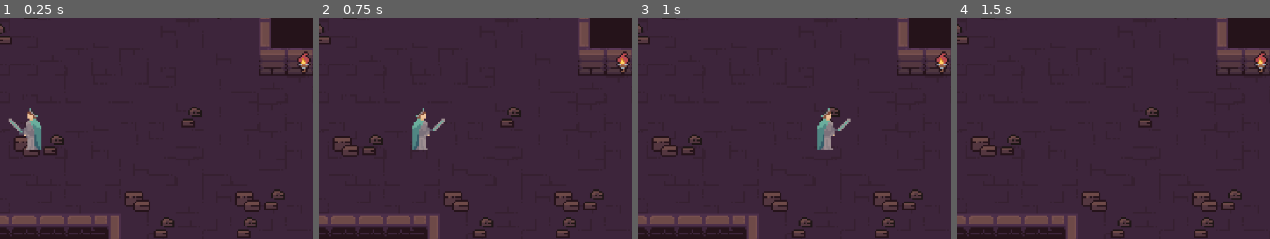
Above: before the commit, frames 1-4 (left to right).
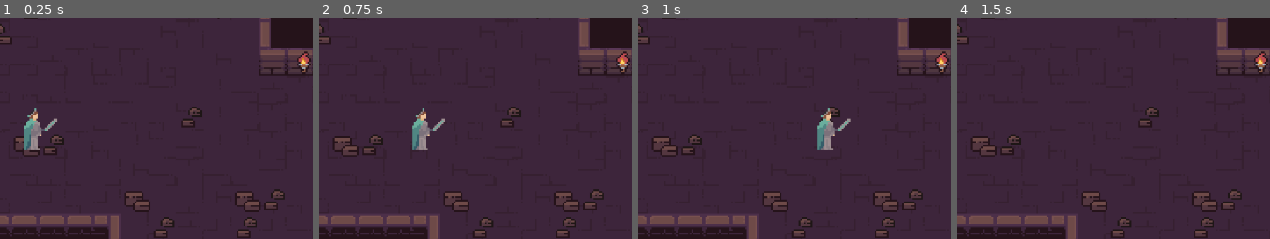
Above: after the commit, the same moments.

Repository: ArKade523/virtue-for-vice
Game: Godot game, scene res://Scenes/dungeon1.tscn
Same seed, same stepped clock (60 frames per second), same inputs: the game is played once before the commit and once after it.
Inputs:
- Up to frame 1 (0.25 s): no input
- Up to frame 2 (0.75 s): tap Enter (ui_accept) at 0.5 s; hold D (right) from 0.53 s (still down)
- Up to frame 3 (1 s): keep holding D (right); tap Enter (ui_accept) at 0.77 s
- Up to frame 4 (1.5 s): keep holding D (right)
The pictures show only the part of the screen within x 21-70%, y 13-63%; the shares and areas given below are measured in that part.

The runs differ from the first frame. In frame 1, 1.0% of the frame differs, in the area x 2-19%, y 40-60%; in frame 2, nothing differs; in frame 3, nothing differs; in frame 4, nothing differs.

Commit message:
player walking animation implemented, also renamed player1 to player_teal for easier identification.

Diff:
--- a/Scenes/dungeon1.tscn
+++ b/Scenes/dungeon1.tscn
@@ -1,7 +1,7 @@
 [gd_scene load_steps=9 format=4 uid="uid://diqybokfyygg4"]
 
 [ext_resource type="Texture2D" uid="uid://br6knds1mr6pl" path="res://Assets/tilesets/Dungeon_Tileset.png" id="1_3sbh4"]
-[ext_resource type="PackedScene" path="res://Scenes/player1.tscn" id="2_3ubug"]
+[ext_resource type="PackedScene" uid="uid://bddmie48n1ur1" path="res://Scenes/player_teal.tscn" id="2_3ubug"]
 
 [sub_resource type="TileSetAtlasSource" id="TileSetAtlasSource_ys2oc"]
 texture = ExtResource("1_3sbh4")
@@ -687,7 +687,7 @@
 tile_map_data = PackedByteArray("AAD1//X/AAAAAAkAAAACAPj/AAAAAAkAAAD7//X/AAAAAAkAAAAFAPv/AAABAAkAABAHAAAAAAABAAkAABD7/w …(368 unchanged characters)…
 tile_set = SubResource("TileSet_2mj68")
 
-[node name="player1" parent="." instance=ExtResource("2_3ubug")]
+[node name="player_teal" parent="." instance=ExtResource("2_3ubug")]
 position = Vector2(-165, 79)
 motion_mode = 0
 
--- a/Scenes/player1.tscn
+++ b/Scenes/player_teal.tscn
@@ -233,7 +233,7 @@
 "speed": 5.0
 }]
 
-[node name="player1" type="CharacterBody2D"]
+[node name="player_teal" type="CharacterBody2D"]
 collision_layer = 3
 motion_mode = 1
 script = ExtResource("1_xd3fx")
@@ -252,5 +252,6 @@
 [node name="AnimatedSprite2D" type="AnimatedSprite2D" parent="."]
 position = Vector2(48, -160)
 sprite_frames = SubResource("SpriteFrames_jthdb")
-animation = &"attack_left"
-frame_progress = 0.213913
+animation = &"attack_up"
+autoplay = "walk_right"
+frame_progress = 0.42732
--- a/Scripts/Player.gd
+++ b/Scripts/Player.gd
@@ -17,15 +17,20 @@
 
 	#Update Movement Speed
 	velocity = input_direction * MOVEMENT_SPEED
-
-	if (input_direction.x > 0):
-		$AnimatedSprite2D.play("walk_right")
-	elif  (input_direction.x < 0):
-		$AnimatedSprite2D.play("walk_left")
-
-
-
+	match input_direction:
+		Vector2(1,0): #moving to the right
+			print("made it here")
+			$AnimatedSprite2D.play("walk_right")
+		Vector2(-1,0): #moving to the left
+			$AnimatedSprite2D.play("walk_left")
+		Vector2(0,1): #moving down
+			$AnimatedSprite2D.play("walk_down")
+		Vector2(0,-1): #moving up
+			$AnimatedSprite2D.play("walk_up")
+		Vector2(0,0):
+			$AnimatedSprite2D.stop()
 	#Move
 	move_and_slide()
+	#$AnimatedSprite2D.stop()
 
 	#TODO need to add actions for attack and possible roll? Do I do that here?
